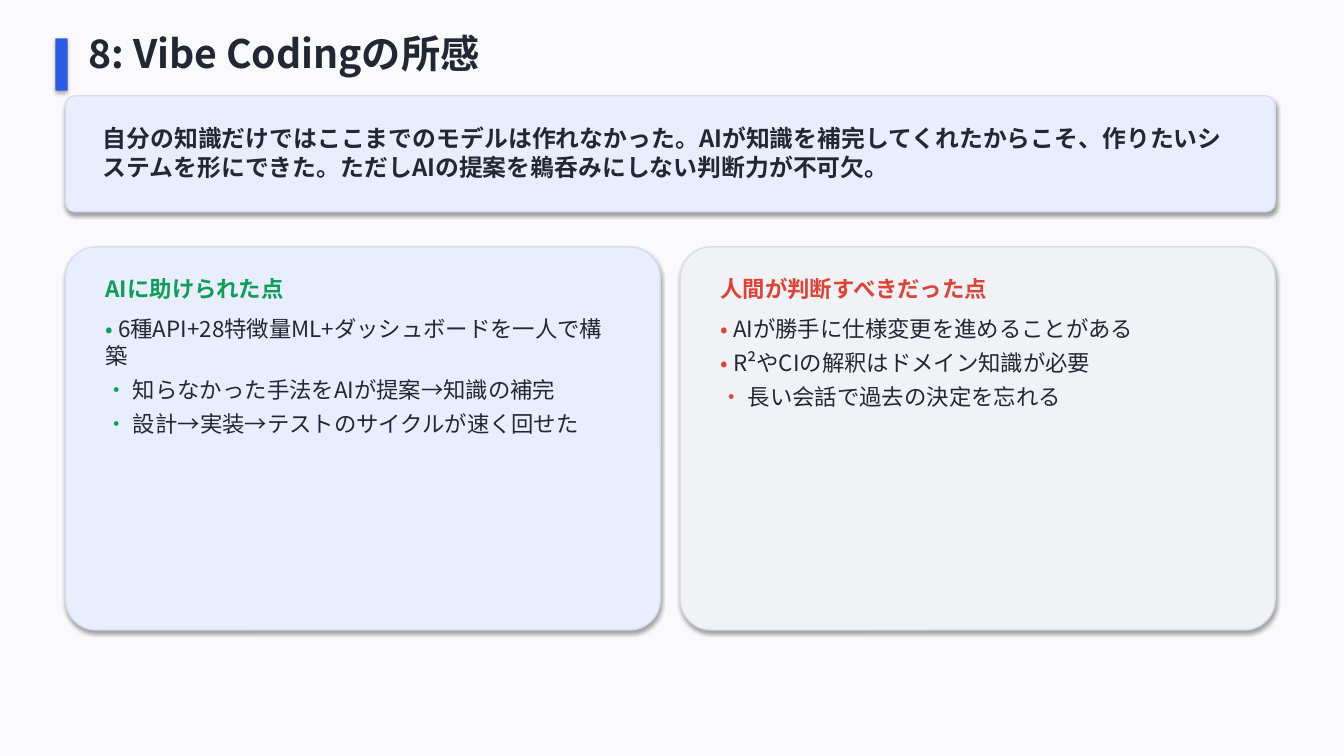
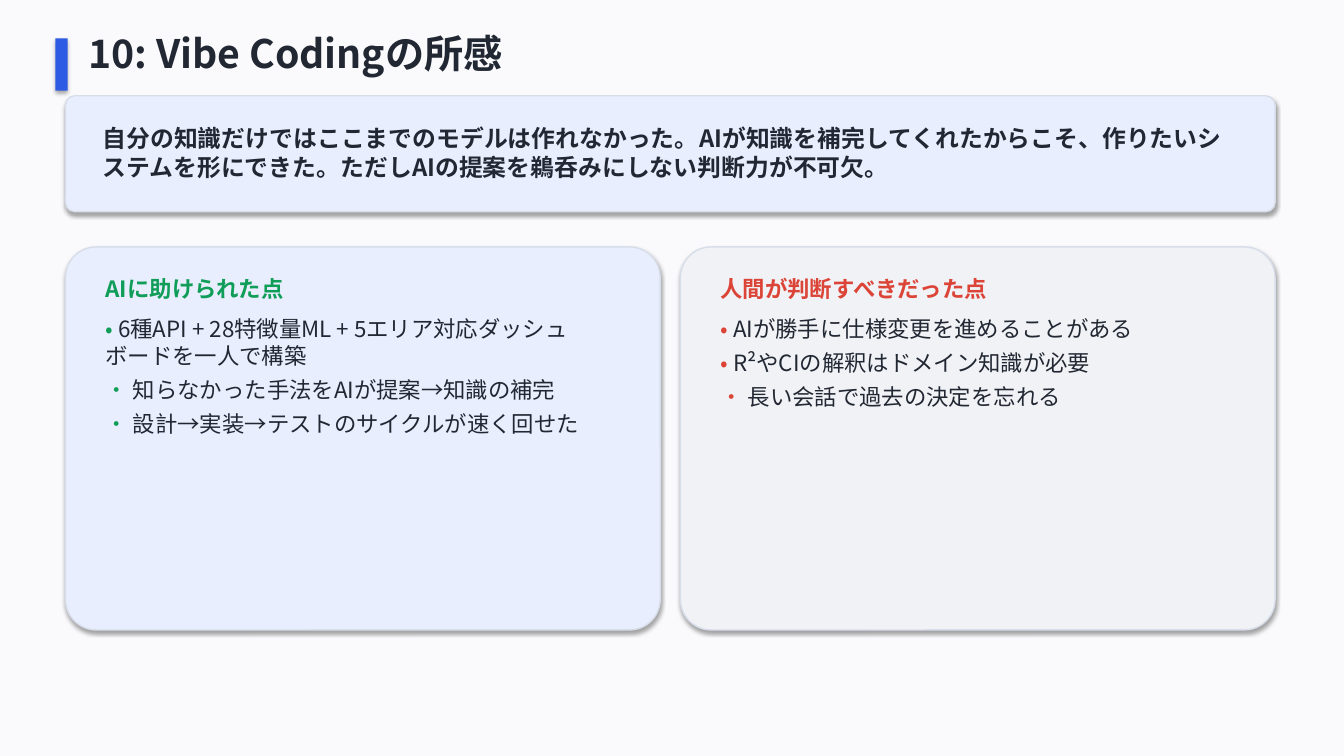
Before and after one commit to HisafumiTakahashi/market_gap_finder, a slide deck: slide 13 of docs/market_gap_finder_presentation.pptx (slide 14 before the commit). Drawn at 1344x756 pixels with LibreOffice and Linux fonts; fonts in the diff are those of the drawing. Boxes give left, top, right and bottom in pixels: in the first picture for what was removed or moved away, otherwise in the second. Text is boxed around its words. In the diff, an @@ line names an element or a change of style, - is before the commit and + after.

```diff
--- a/docs/market_gap_finder_presentation.pptx
+++ b/docs/market_gap_finder_presentation.pptx
@@ text at [88, 34, 502, 78]: text changed @@
-8: Vibe Codingの所感
+10: Vibe Codingの所感
@@ text at [118, 318, 332, 339]: text changed @@
-• 6種API+28特徴量ML+ダッシュボードを一人で構築
+• 6種API + 28特徴量ML + 5エリア対応ダッシュボードを一人で構築
```
Also in this commit, not shown: 9 other slides changed, 1 slide added, 2 slides removed, 2 other files.
